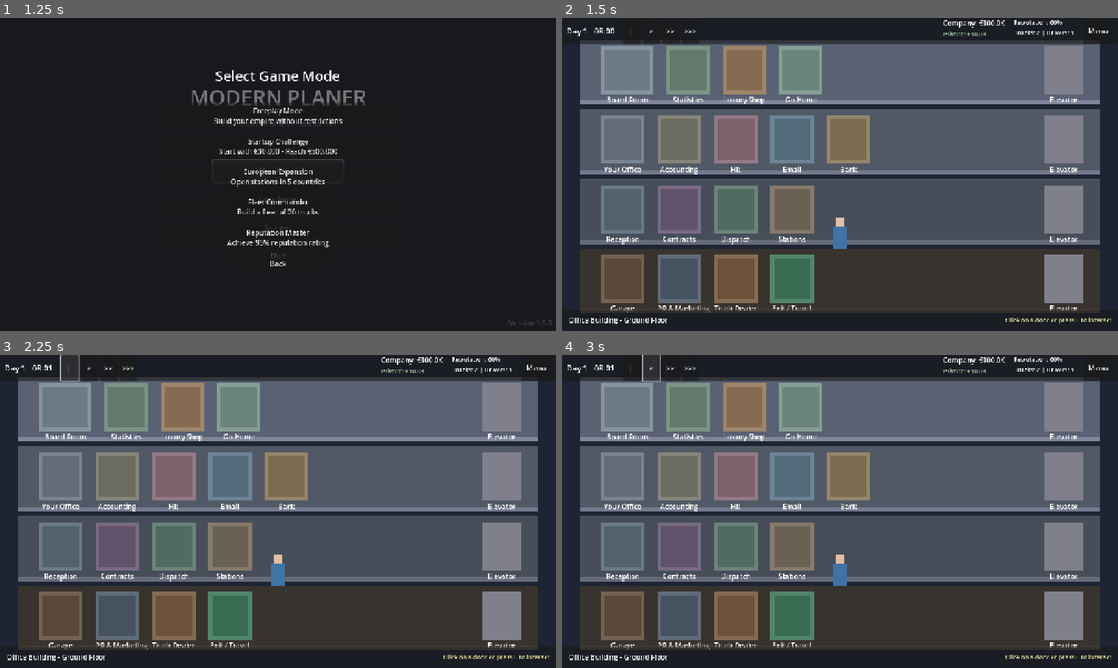
Above: before the commit, frames 1-4 (two rows, left to right).
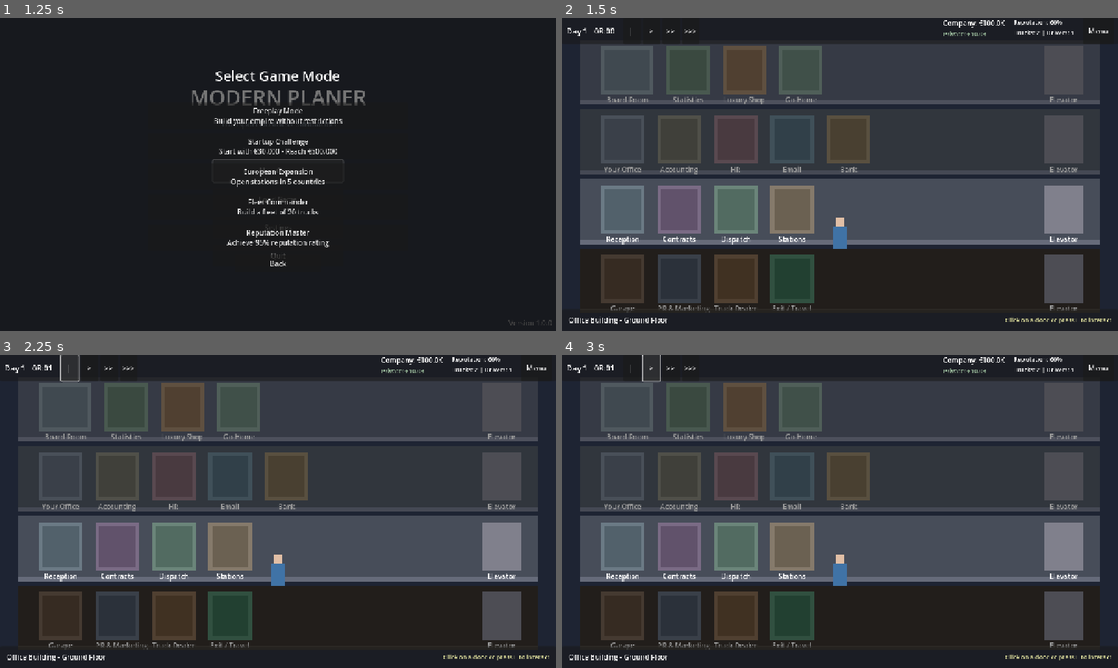
Above: after the commit, the same moments.

Repository: pinkysworld/planer
Game: Godot game, scene res://scenes/main_menu.tscn
The game is run twice, just before and just after one commit, with the same random seed, the same clock (stepped at 60 frames per second) and the same inputs. Sound files missing from this copy of the repository are replaced by a short silence.
Inputs:
- Up to frame 1 (1.25 s): click "New Game" at 0.5 s
- Up to frame 2 (1.5 s): click "New Game" at 1.25 s
- Up to frame 3 (2.25 s): click "||" at 2 s
- Up to frame 4 (3 s): click ">" at 2.75 s

Frame 1 is identical in both runs. In frame 2, 44% of the frame differs, in the area x 3-97%, y 8-95%; in frame 3, 44%; in frame 4, 44%.
Error before the commit: Parse Error: Too many arguments for "buy_truck()" call. Expected at most 3 but received 5. (res://scripts/game/office_building.gd:523)

Commit message:
Fix buy_truck() call with incorrect number of parameters
Changed buy_truck() call from 5 parameters to 3 parameters to match the function signature in GameManager.

Diff:
--- a/scripts/game/office_building.gd
+++ b/scripts/game/office_building.gd
@@ -520,7 +520,7 @@
 	return card
 
 func _buy_truck(truck: Dictionary) -> void:
-	if GameManager.buy_truck(truck.model, truck.price, truck.fuel, truck.capacity, truck.efficiency):
+	if GameManager.buy_truck(truck.model, truck.price, truck.fuel):
 		EventBus.show_notification("Truck purchased: " + truck.model, "success")
 		if current_room_dialog:
 			_close_dialog(current_room_dialog)
